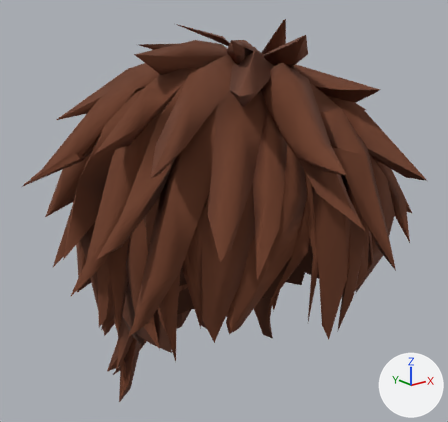
A saved change to the glTF model web/public/assets/characters/v6/lod1/hair/full/hair_spiky_messy.glb.
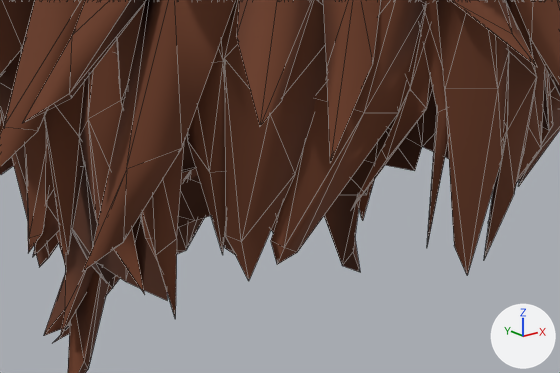
Old and new are each drawn whole from a 50 mm camera at (-0.692, -0.828, 1.189) aimed at (-0.012, 0.022, 0.849) and again close up on the part from 19% to 84% of the width and 46% to 93% of the height. The axes (+X, +Y, +Z) are drawn at lower right. The lights are the same throughout. The first two pictures are the older version. The close-ups show mesh edges as thin lines. Vertices at exactly the same position are counted once.

The first close-up shows 'hair_spiky_messy'.
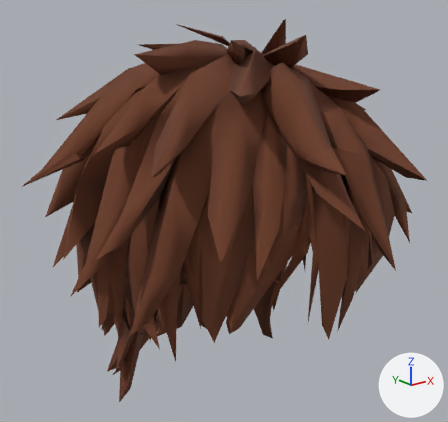
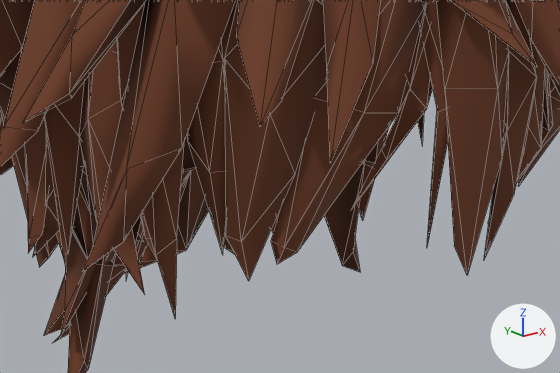
Where the change shows, as pixel boxes (x1, y1, x2, y2) in the close-ups (560 x 373 px):
part 1 of me_hair_spiky_messy_001, deleted
    before: (73, 89, 449, 300)

The edits, one by one:
me_hair_spiky_messy_001 is used by ob_hair_spiky_messy; location (0.0, 0.0, 0.0).
me_hair_spiky_messy_001 had 1209 vertices, 1654 faces and spanned x -0.343..0.325, y -0.34..0.359, z 0.463..1.185.
me_hair_spiky_messy_001 now has 1201 vertices, 1634 faces and spans x -0.343..0.325, y -0.34..0.359, z 0.463..1.185.
Part 1, on me_hair_spiky_messy_001:
8 vertices are removed from x -0.2..0.208, y -0.072..0.168, z 0.586..0.667.
20 faces are deleted.
